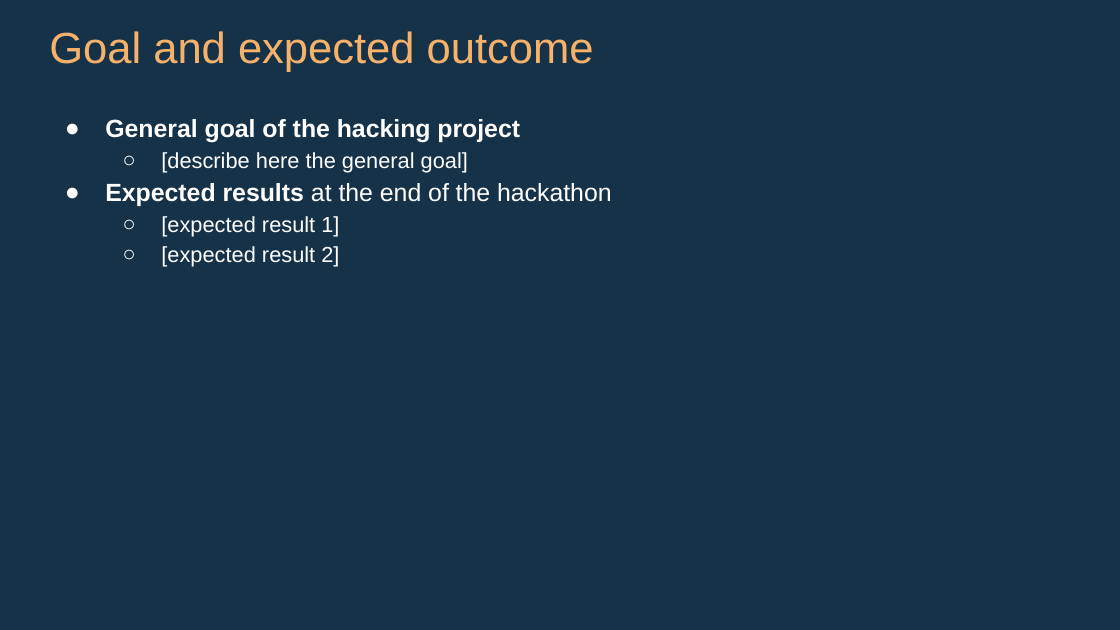
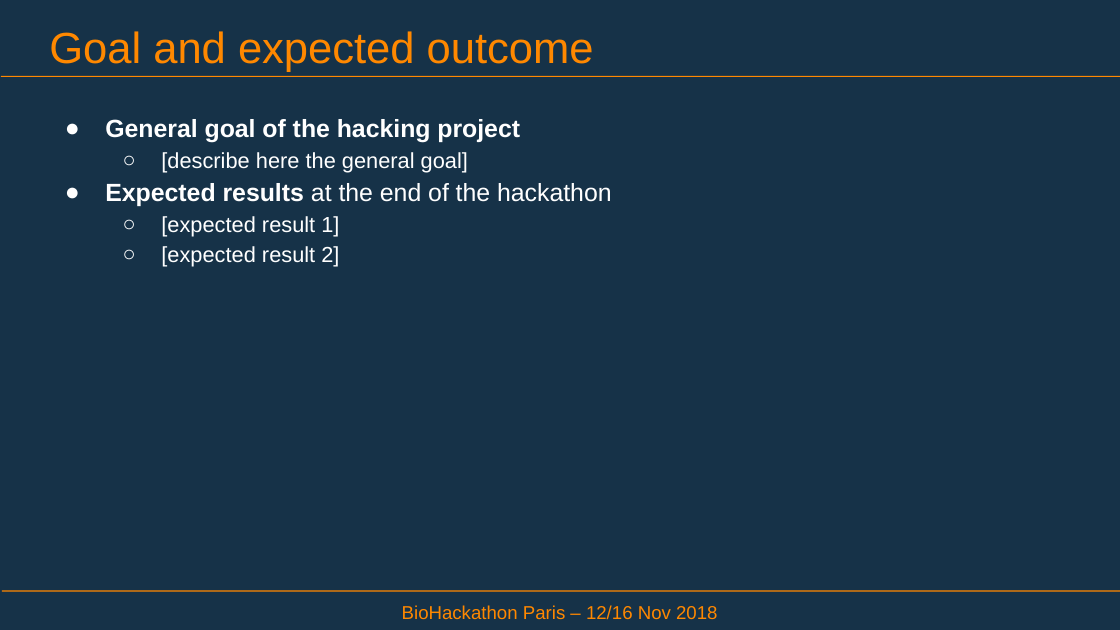
Before and after one commit to elixir-europe/BioHackathon, a slide deck: slide 6 of templates/Biohackathon-presentation_template.odp. Drawn at 1120x630 pixels with LibreOffice and Linux fonts; fonts in the diff are those of the drawing; background and template pictures are left out. Boxes give left, top, right and bottom in pixels: in the first picture for what was removed or moved away, otherwise in the second. Text is boxed around its words. In the diff, an @@ line names an element or a change of style, - is before the commit and + after.

```diff
--- a/templates/Biohackathon-presentation_template.odp
+++ b/templates/Biohackathon-presentation_template.odp
@@ title "Goal and expected outcome" at (49,31,594,72): text colour #F6B26B to #FF8800 @@
@@ line added from (1, 76) to (1120, 76), #FF8800 0.74 pt @@
@@ line added from (2, 591) to (1120, 591), #FF8800 0.74 pt @@
@@ text added at (402,605,717,620), 12 pt, text #FF8800 @@
+BioHackathon Paris – 12/16 Nov 2018
```
Also in this commit, not shown: 10 other slides changed, 1 other file.
